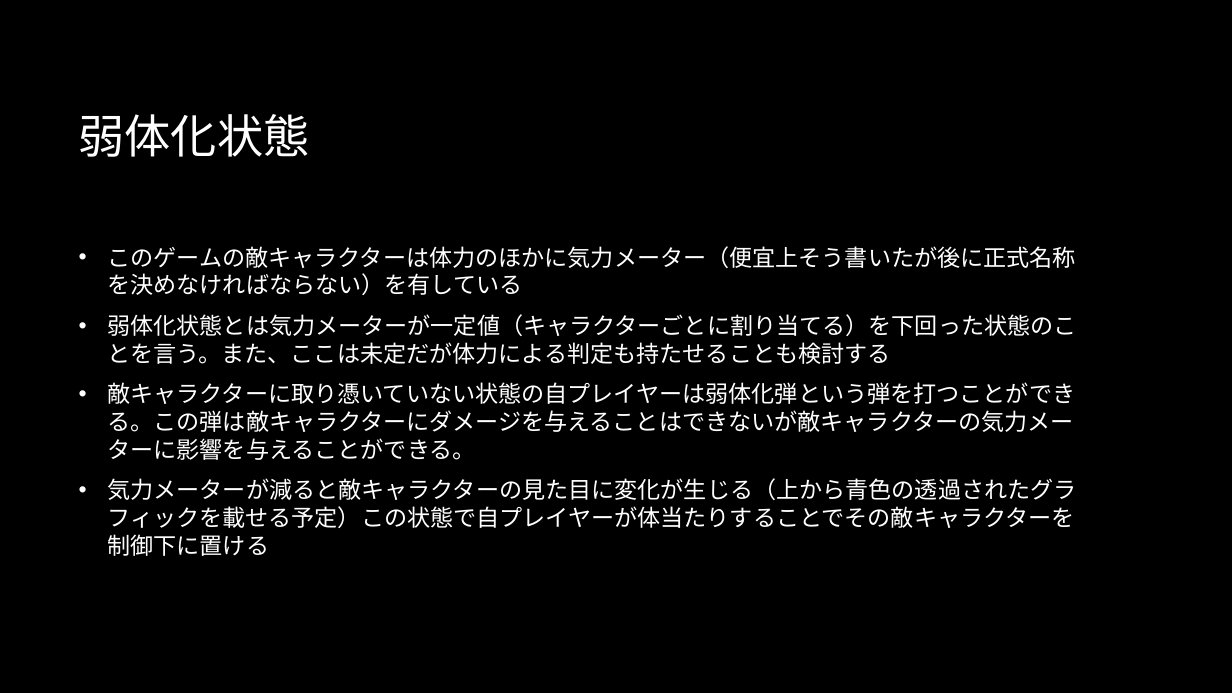
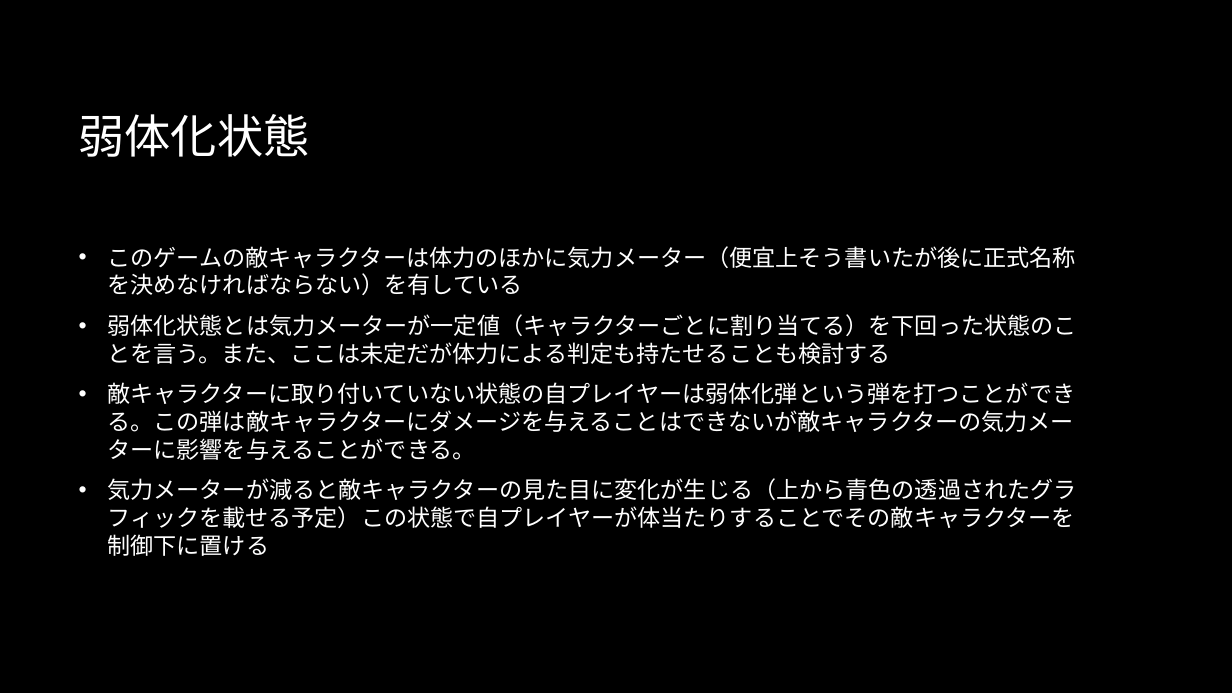
Before and after one commit to MusubiKamishiro/ParasitismShooting, a slide deck: slide 4 of Mint/企画担当部門/憑依型シューティングゲーム.pptx. Drawn at 1232x693 pixels with LibreOffice and Linux fonts; fonts in the diff are those of the drawing; background and template pictures are left out. Boxes give left, top, right and bottom in pixels: in the first picture for what was removed or moved away, otherwise in the second. Text is boxed around its words. In the diff, an @@ line names an element or a change of style, - is before the commit and + after.

```diff
--- a/Mint/企画担当部門/憑依型シューティングゲーム.pptx
+++ b/Mint/企画担当部門/憑依型シューティングゲーム.pptx
@@ text at bbox=[107, 382, 1075, 460]: text changed @@
-• 敵キャラクターに取り憑いていない状態の自プレイヤーは弱体化弾という弾を打つことができる。この弾は敵キャラクターにダメージを与えることはできないが敵キャラクターの気力メーターに影響を与えることができる。
+• 敵キャラクターに取り付いていない状態の自プレイヤーは弱体化弾という弾を打つことができる。この弾は敵キャラクターにダメージを与えることはできないが敵キャラクターの気力メーターに影響を与えることができる。
```
Also in this commit, not shown: 8 other slides changed, 15 other files.
